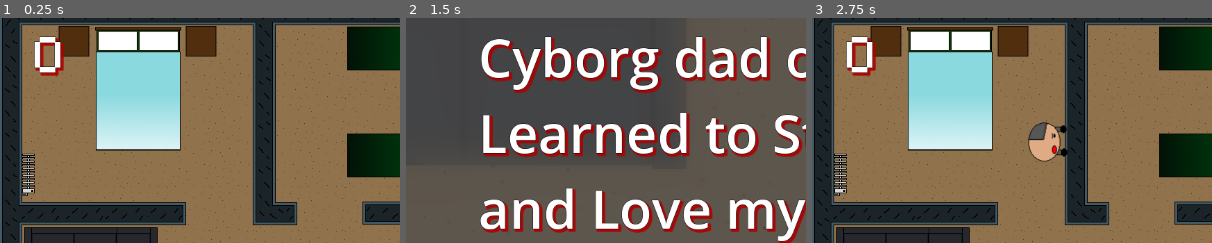
Above: before the commit, frames 1-3 (left to right).
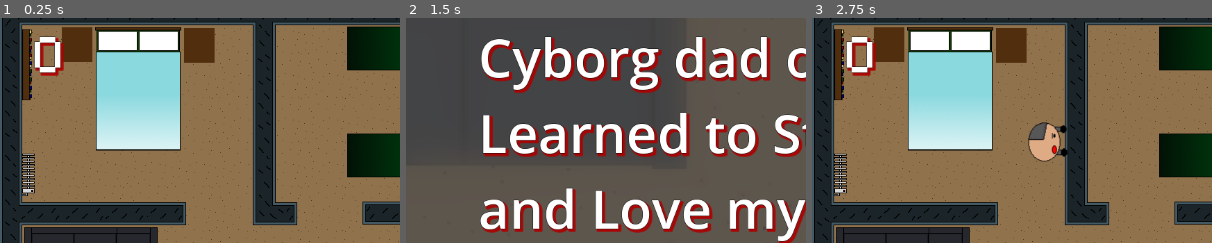
Above: after the commit, the same moments.

Repository: discoaaron/gamejam
Game: Godot game, scene res://Main.tscn
Two runs of this game, one before a commit and one after it. Both use one fixed random seed, a clock stepped at 60 frames per second and the inputs below. This scene is started directly instead of the project's main scene.
Inputs:
- Up to frame 1 (0.25 s): no input
- Up to frame 2 (1.5 s): tap Enter at 0.5 s; tap A (a) at 0.6 s; tap D (d) at 0.8, 1.35 s; tap Space (space) at 1.25 s
- Up to frame 3 (2.75 s): tap E (e) at 1.55, 2.1 s; tap Space (space) at 2 s; tap F (f) at 2.3 s
The pictures show only the part of the screen within x 0-50%, y 3-53%; the shares and areas given below are measured in that part.

The runs differ from the first frame. In frame 1, 1.7% of the frame differs, in the area x 5-55%, y 3-37%; in frame 2, nothing differs; in frame 3, 1.7%.

Commit message:
Added more sounds

Diff:
--- a/game/Main.tscn
+++ b/game/Main.tscn
@@ -30,6 +30,10 @@
 [ext_resource type="Texture2D" uid="uid://bsbnwkumt6a7e" path="res://art/Plant.png" id="27_wgpcm"]
 [ext_resource type="PackedScene" uid="uid://4q46ugr14c8l" path="res://scenes/misc_objects/bookshelf.tscn" id="27_y54mv"]
 [ext_resource type="PackedScene" uid="uid://ibfrg6i1f37e" path="res://scenes/hud/controls.tscn" id="30_xryxh"]
+[ext_resource type="AudioStream" uid="uid://bkdpt7ja1hhs5" path="res://sound/voicelines/Confused.wav" id="31_xp1nh"]
+[ext_resource type="AudioStream" uid="uid://c7p5s8iqhx7ao" path="res://sound/voicelines/Encourage.wav" id="32_5ixlc"]
+[ext_resource type="AudioStream" uid="uid://cfanv8ap8b5e3" path="res://sound/voicelines/Success.wav" id="33_wymg1"]
+[ext_resource type="AudioStream" uid="uid://tb4isxxvpow2" path="res://sound/voicelines/Success 2.wav" id="34_rvekp"]
 
 [sub_resource type="LabelSettings" id="LabelSettings_3y05j"]
 font = ExtResource("25_wry1b")
@@ -299,12 +303,6 @@
 [node name="BedSingle2" parent="bedroomitems" instance=ExtResource("14_cht8k")]
 position = Vector2(562, 221)
 rotation = 1.5708
-
-[node name="TableNoCollision" parent="bedroomitems" instance=ExtResource("15_ofy62")]
-position = Vector2(107, 57)
-
-[node name="TableNoCollision2" parent="bedroomitems" instance=ExtResource("15_ofy62")]
-position = Vector2(290, 57)
 
 [node name="TableNoCollision3" parent="bedroomitems" instance=ExtResource("15_ofy62")]
 position = Vector2(633, 142)
@@ -387,6 +385,16 @@
 rotation = 1.5708
 scale = Vector2(0.5, 0.3)
 
+[node name="Table6" parent="." instance=ExtResource("14_hcyx7")]
+position = Vector2(111, 60)
+rotation = 1.5708
+scale = Vector2(0.5, 0.3)
+
+[node name="Table7" parent="." instance=ExtResource("14_hcyx7")]
+position = Vector2(287, 61)
+rotation = 1.5708
+scale = Vector2(0.5, 0.3)
+
 [node name="BathroomSink" parent="." instance=ExtResource("18_ooh6d")]
 position = Vector2(628, 513)
 
@@ -397,6 +405,11 @@
 [node name="Bookshelf" parent="." instance=ExtResource("27_y54mv")]
 position = Vector2(746, 58)
 rotation = -1.5708
+scale = Vector2(0.8, 0.8)
+
+[node name="Bookshelf2" parent="." instance=ExtResource("27_y54mv")]
+position = Vector2(58, 89)
+rotation = 3.14159
 scale = Vector2(0.8, 0.8)
 
 [node name="Plant" type="Sprite2D" parent="."]
@@ -422,5 +435,21 @@
 position = Vector2(200, 524)
 scale = Vector2(0.785, 0.785)
 
+[node name="ConfusedAudio" type="AudioStreamPlayer" parent="."]
+stream = ExtResource("31_xp1nh")
+volume_db = -18.0
+
+[node name="TakeAStepAudio" type="AudioStreamPlayer" parent="."]
+stream = ExtResource("32_5ixlc")
+volume_db = -18.0
+
+[node name="SuccessAudio" type="AudioStreamPlayer" parent="."]
+stream = ExtResource("33_wymg1")
+volume_db = -18.0
+
+[node name="Success2Audio" type="AudioStreamPlayer" parent="."]
+stream = ExtResource("34_rvekp")
+volume_db = -18.0
+
 [connection signal="timeout" from="Heartbeat" to="." method="_on_heartbeat_timeout"]
 [connection signal="timeout" from="StartCooldown" to="." method="_on_start_cooldown_timeout"]
--- a/game/main.gd
+++ b/game/main.gd
@@ -9,6 +9,10 @@
 
 @onready var heartbeat: Timer = $Heartbeat
 @onready var heartbeatsound: AudioStreamPlayer2D = $Heartbeatsound
+@onready var confused_audio: AudioStreamPlayer = $ConfusedAudio
+@onready var take_a_step_audio: AudioStreamPlayer = $TakeAStepAudio
+@onready var success_audio: AudioStreamPlayer = $SuccessAudio
+@onready var success_2_audio: AudioStreamPlayer = $Success2Audio
 
 @onready var toaster: StaticBody2D = $RiskItems/Toaster
 @onready var toilet: StaticBody2D = $RiskItems/Toilet
@@ -87,12 +91,14 @@
 		0:
 			set_default_controls()
 			set_all_hud_controls()
+			confused_audio.play()
 		1:
 			# left and right swapped
 			set_default_controls()
 			dad.left = "d"
 			dad.right = "a"
 			set_all_hud_controls()
+			success_audio.play()
 		2:
 			# left and right AND up and action switched
 			set_default_controls()
@@ -101,6 +107,7 @@
 			dad.up = "e"
 			dad.action = "w"
 			set_all_hud_controls()
+			success_2_audio.play()
 		_:
 			# fully random
 			dad.up = get_button()
@@ -111,6 +118,7 @@
 			dad.laser = get_button()
 			dad.dash = get_button()
 			set_hud_controls_wasd()
+			take_a_step_audio.play()
 
 func set_all_hud_controls() -> void:
 	set_hud_controls_wasd()
--- a/game/scenes/dad/dad.gd
+++ b/game/scenes/dad/dad.gd
@@ -22,6 +22,8 @@
 @onready var dash_1: AudioStreamPlayer = $audio_dash2/dash1
 @onready var dash_2: AudioStreamPlayer = $audio_dash2/dash2
 @onready var dash_3: AudioStreamPlayer = $audio_dash2/dash3
+@onready var no_again_audio: AudioStreamPlayer = $NoAgainAudio
+@onready var nope_audio: AudioStreamPlayer = $NopeAudio
 
 
 @onready var timer: Timer = $Timer
@@ -64,6 +66,7 @@
 					SignalManager.win_condition_achieved.emit()
 				else:
 					print("Wrong risk item!")
+					not_quite_sound()
 			elif Globals.toilet_action_ready and dad_hands != null:
 				var parent = dad_hands.get_parent()
 				if parent == Globals.current_risk:
@@ -71,6 +74,7 @@
 					SignalManager.win_condition_achieved.emit()
 				else:
 					print("Wrong risk item!")
+					not_quite_sound()
 			elif Globals.tv_action_ready and dad_hands != null:
 				var parent = dad_hands.get_parent()
 				if parent == Globals.current_risk:
@@ -78,6 +82,7 @@
 					SignalManager.win_condition_achieved.emit()
 				else:
 					print("Wrong risk item!")
+					not_quite_sound()
 			elif Globals.lamp_action_ready and dad_hands != null:
 				var parent = dad_hands.get_parent()
 				if parent == Globals.current_risk:
@@ -85,6 +90,7 @@
 					SignalManager.win_condition_achieved.emit()
 				else:
 					print("Wrong risk item!")
+					not_quite_sound()
 			elif Globals.heater_action_ready and dad_hands != null:
 				var parent = dad_hands.get_parent()
 				if parent == Globals.current_risk:
@@ -92,8 +98,10 @@
 					SignalManager.win_condition_achieved.emit()
 				else:
 					print("Wrong risk item!")
+					not_quite_sound()
 			else:
 				print("not quite!")
+				not_quite_sound()
 		if Input.is_action_just_pressed(dash) and not sitting:
 			dash_action()
 		if Input.is_action_just_pressed(action) and sitting and not sitting_timer_bool:
@@ -223,3 +231,7 @@
 	var random_index = randi_range(0, sounds.size() - 1)
 	var sound_to_play = sounds[random_index]
 	sound_to_play.play()
+
+func not_quite_sound() -> void:
+	var sounds: Array[AudioStreamPlayer] = [nope_audio, no_again_audio]
+	play_random_sound(sounds)
--- a/game/scenes/dad/dad.tscn
+++ b/game/scenes/dad/dad.tscn
@@ -9,6 +9,8 @@
 [ext_resource type="AudioStream" uid="uid://c7ohy57bp0lth" path="res://sound/voicelines/Dash.wav" id="7_qrv2f"]
 [ext_resource type="AudioStream" uid="uid://cjij43kaviqnt" path="res://sound/voicelines/Dash 2.wav" id="8_pb807"]
 [ext_resource type="AudioStream" uid="uid://dstibv1yysmpq" path="res://sound/voicelines/Dash 3.wav" id="9_vhjtg"]
+[ext_resource type="AudioStream" uid="uid://dpjprtu47dohw" path="res://sound/voicelines/No again.wav" id="10_faqa7"]
+[ext_resource type="AudioStream" uid="uid://j3oelhxul0q8" path="res://sound/voicelines/Nope.wav" id="11_noooq"]
 
 [sub_resource type="CircleShape2D" id="CircleShape2D_bw4p8"]
 radius = 2.90172
@@ -77,6 +79,14 @@
 stream = ExtResource("9_vhjtg")
 volume_db = -18.0
 
+[node name="NoAgainAudio" type="AudioStreamPlayer" parent="."]
+stream = ExtResource("10_faqa7")
+volume_db = -18.0
+
+[node name="NopeAudio" type="AudioStreamPlayer" parent="."]
+stream = ExtResource("11_noooq")
+volume_db = -18.0
+
 [connection signal="area_entered" from="Hands_Collision" to="." method="_on_hands_collision_area_entered"]
 [connection signal="area_exited" from="Hands_Collision" to="." method="_on_hands_collision_area_exited"]
 [connection signal="timeout" from="Timer" to="." method="_on_timer_timeout"]
Not shown: 1 places in game/Main.tscn that only renumber resources
Not shown: 1 places in game/scenes/dad/dad.tscn that only renumber resources
